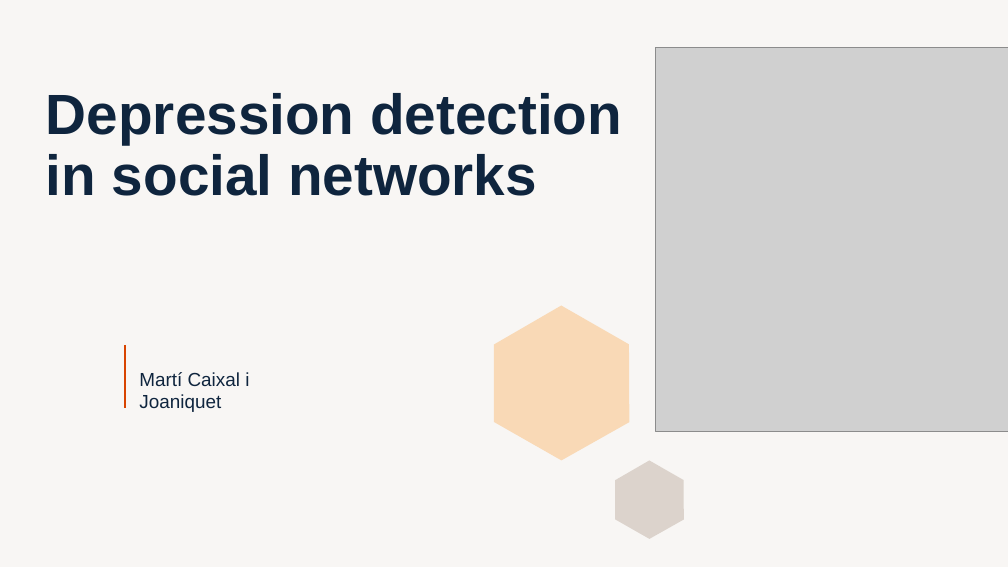
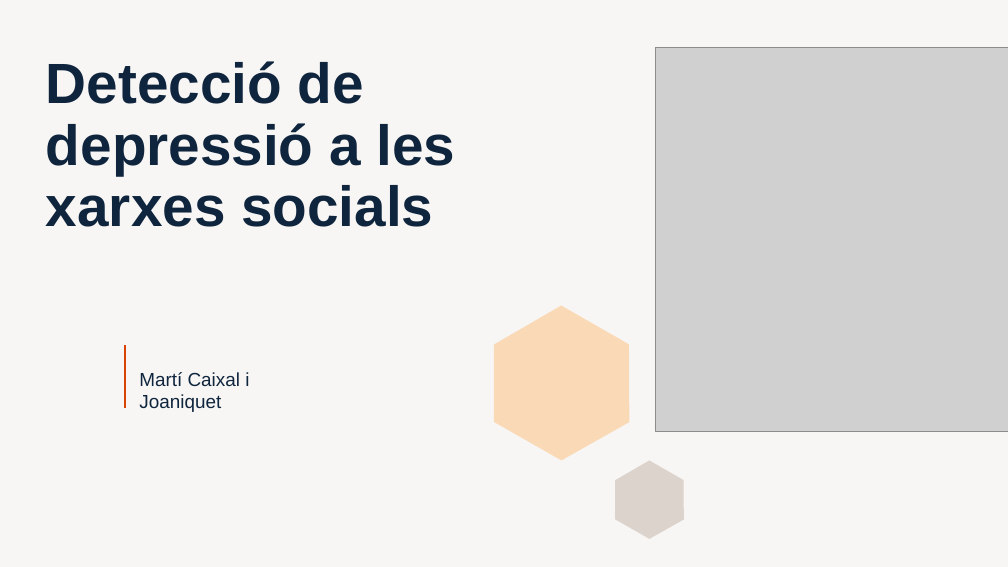
Before and after one commit to marti1999/TFG, a slide deck: slide 1 of informes/entrega final/presentation.pptx. Drawn at 1008x567 pixels with LibreOffice and Linux fonts; fonts in the diff are those of the drawing; grey boxes stand for pictures. Boxes give left, top, right and bottom in pixels: in the first picture for what was removed or moved away, otherwise in the second. Text is boxed around its words. In the diff, an @@ line names an element or a change of style, - is before the commit and + after.

```diff
--- a/informes/entrega final/presentation.pptx
+++ b/informes/entrega final/presentation.pptx
@@ title at (46,61,455,227): text changed @@
-Depression detection in social networks
+Detecció de depressió a les xarxes socials
```
Also in this commit, not shown: 22 other slides changed, 5 slides added, 5 slides removed, 1 other file.
